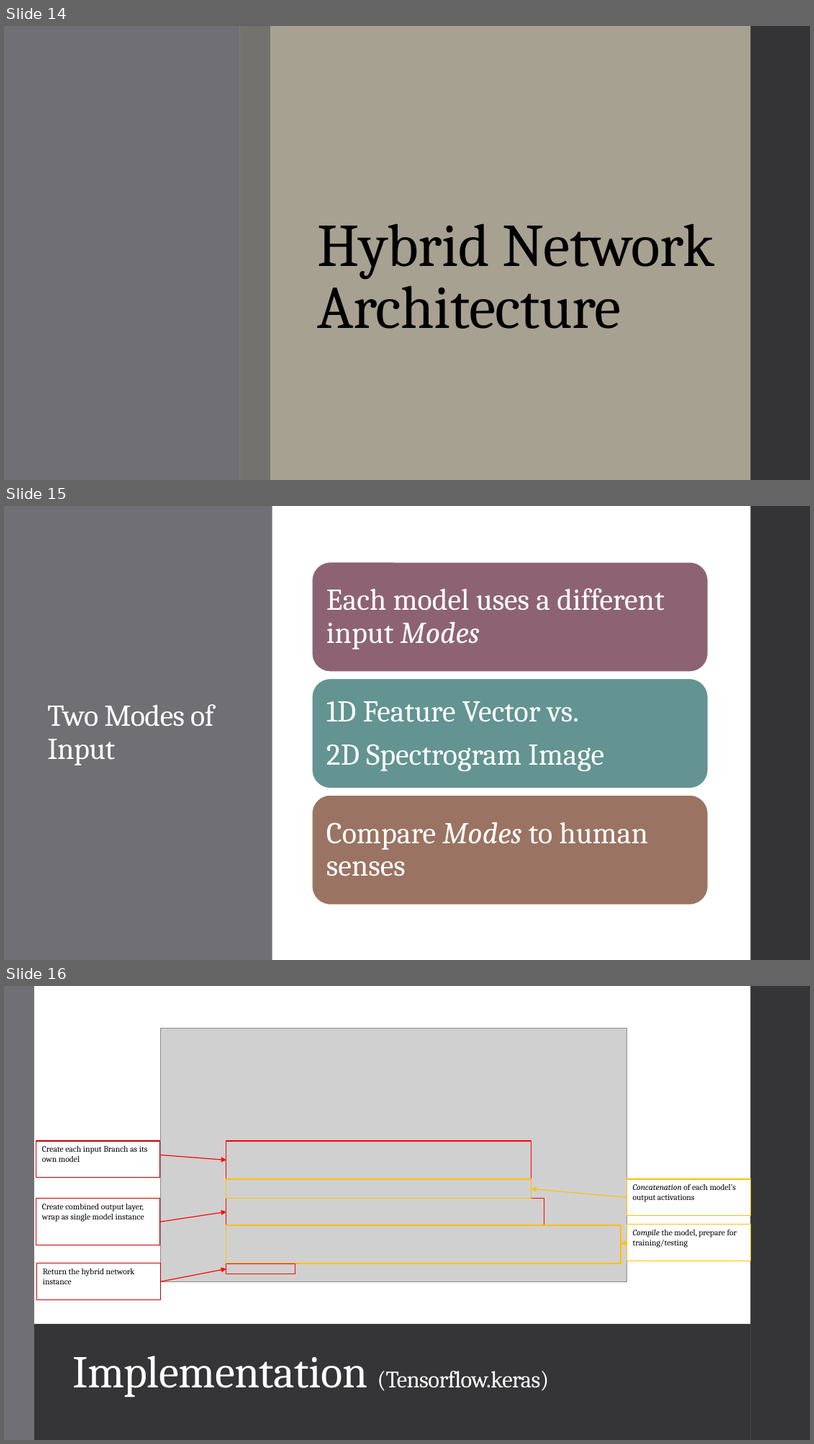
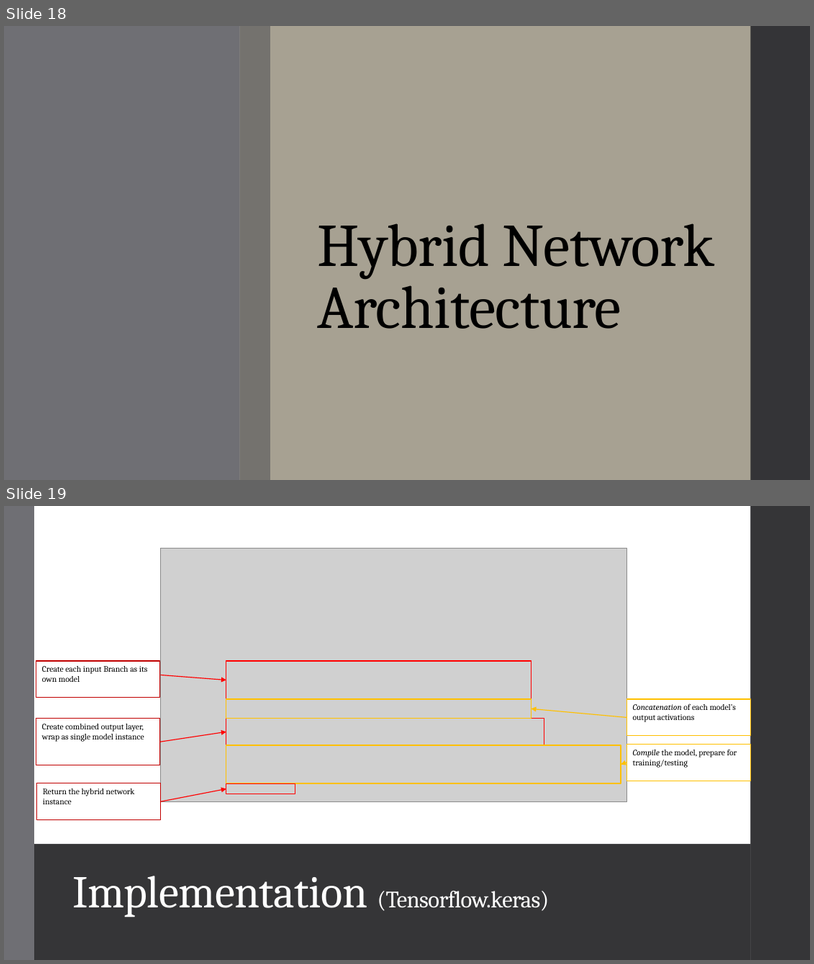
Before and after one commit to landonbuell/Buell-Senior-Thesis, a slide deck: JMMPaper/Musical Instrument Classification Using a Hybrid Neural Network BuellShortv1.pptx. Shown one above the other, each under a label of ours: slides 14, 15 and 16 before the commit, slides 18 and 19 after it. The pictures are 814x1444 and 814x964 pixels, drawn with LibreOffice and Linux fonts; fonts in the diff are those of the drawing; grey boxes stand for pictures. Boxes give left, top, right and bottom in pixels: in the first picture for what was removed or moved away, otherwise in the second. Text is boxed around its words. In the diff, an @@ line names an element or a change of style, - is before the commit and + after.

```diff
--- a/JMMPaper/Musical Instrument Classification Using a Hybrid Neural Network BuellShortv1.pptx
+++ b/JMMPaper/Musical Instrument Classification Using a Hybrid Neural Network BuellShortv1.pptx
@@ slide 15 removed at (4,506,810,960), background #FFFFFF @@
@@ rectangle removed at (4,506,273,960) @@
@@ rectangle removed at (751,506,810,960) @@
@@ title removed at (47,704,214,765) @@
-Two Modes of Input
@@ group removed at (312,562,708,905): 3 rounded rectangles, 3 texts @@
-Each model uses a different input Modes
-1D Feature Vector vs.
-2D Spectrogram Image
-Compare Modes to human senses
@@ what was slide 14 is now slide 18 @@
@@ what was slide 16 is now slide 19 @@
```
Also in this commit, not shown: 5 slides changed, 5 slides added, 1 other file.
